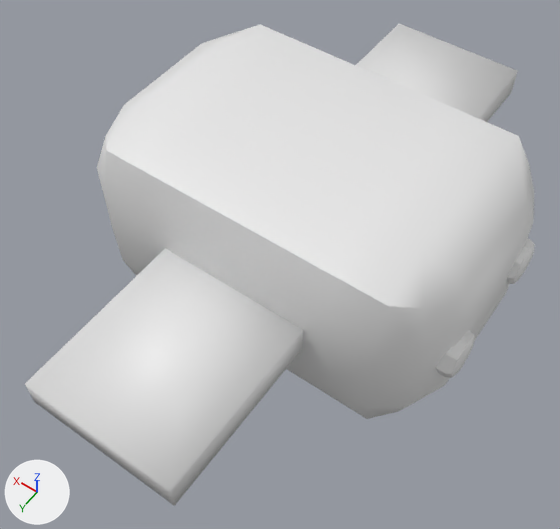
One commit to the FBX model Assets/Assets/Objects/bee.fbx: the scene before it, then after it.
Before and after are seen from a camera (50 mm lens) standing at (-0.177, 0.282, 0.371) and looking at (0.004, 0.029, -0.027). Every picture has the same lights, and +X, +Y and +Z are marked at lower left. Where no turn or scale is listed for an object, it has been applied to the vertices. Vertices at the same position are counted once.
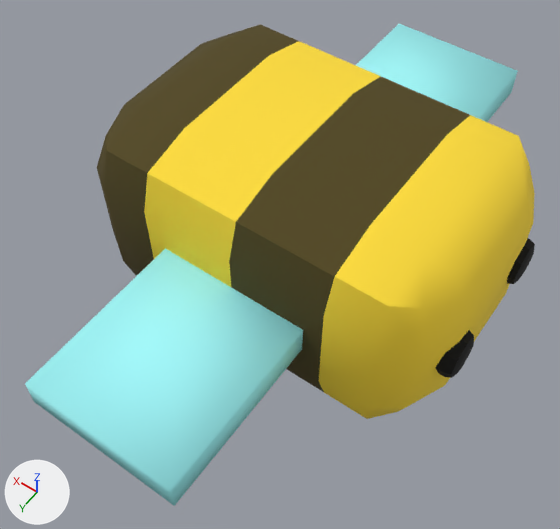
Changed parts and their boxes [x1, y1, x2, y2] in the pictures (560 x 529 px):
'Cube_1', recoloured (white to cyan)
    both: [25, 248, 303, 506]
'Cube_1_2', recoloured (white to cyan)
    both: [356, 24, 518, 122]
'Cylinder', recoloured (white to black)
    both: [435, 330, 474, 378]
'Cylinder_1', recoloured (white to black)
    both: [507, 238, 535, 284]
part 1 of me_mesh_005, recoloured (white to yellow)
    both: [144, 41, 534, 419]
part 2 of me_mesh_005, recoloured (white to brown)
    both: [97, 24, 470, 392]

Edits to the bpy script that builds the scene:
```text
Add mat_mat_2:
    mat_mat_2 = principled_material('Mat_2')
    mat_mat_2.base_color = (0.366, 0.965, 0.982)  # cyan #a3fbfd
    mat_mat_2.roughness = 0.9
Add mat_mat_0:
    mat_mat_0 = principled_material('Mat_0')
    mat_mat_0.base_color = (1.0, 0.723, 0.0382)  # yellow #ffdd37
    mat_mat_0.roughness = 0.9
Add mat_mat:
    mat_mat = principled_material('Mat')
    mat_mat.base_color = (0.0791, 0.0576, 0.00626)  # brown #4f4412
    mat_mat.roughness = 0.9
Add mat_mat_1:
    mat_mat_1 = principled_material('Mat_1')
    mat_mat_1.base_color = (0.0, 0.0, 0.0)  # black #000000
    mat_mat_1.roughness = 0.9
Change me_mesh_005:
    where me_mesh_005.from_pydata(...)  # 162 vertices, 160 faces; spans x -0.125..0.125, y -0.082..0.082, z -0.068..0.068
    used by ob_cube; location = (0.0, 0.0, 0.0)
    me_mesh_005 part 1: all 80 faces that had it switch from mat_physical_0 (white #e7e7e7) to mat_mat_0 (yellow #ffdd37)
    me_mesh_005 part 2: all 80 faces that had it switch from mat_physical (white #e7e7e7) to mat_mat (brown #4f4412)
Change me_mesh_001:
    where me_mesh_001.from_pydata(...)  # 50 vertices, 56 faces; spans x -0.01..0.01, y -0.015..0.015, z -0.015..0.015
    remove me_mesh_001.materials.append(mat_physical_1)  # white #e7e7e7
    add me_mesh_001.materials.append(mat_mat_1)  # black #000000
Change me_mesh_003:
    where me_mesh_003.from_pydata(...)  # 26 vertices, 24 faces; spans x -0.05..0.05, y -0.075..0.075, z -0.01..0.01
    remove me_mesh_003.materials.append(mat_physical_2)  # white #e7e7e7
    add me_mesh_003.materials.append(mat_mat_2)  # cyan #a3fbfd
Change me_mesh:
    where me_mesh.from_pydata(...)  # 50 vertices, 56 faces; spans x -0.01..0.01, y -0.015..0.015, z -0.015..0.015
    remove me_mesh.materials.append(mat_physical_1)  # white #e7e7e7
    add me_mesh.materials.append(mat_mat_1)  # black #000000
Change me_mesh_004:
    where me_mesh_004.from_pydata(...)  # 26 vertices, 24 faces; spans x -0.05..0.05, y -0.075..0.075, z -0.01..0.01
    remove me_mesh_004.materials.append(mat_physical_2)  # white #e7e7e7
    add me_mesh_004.materials.append(mat_mat_2)  # cyan #a3fbfd
```
